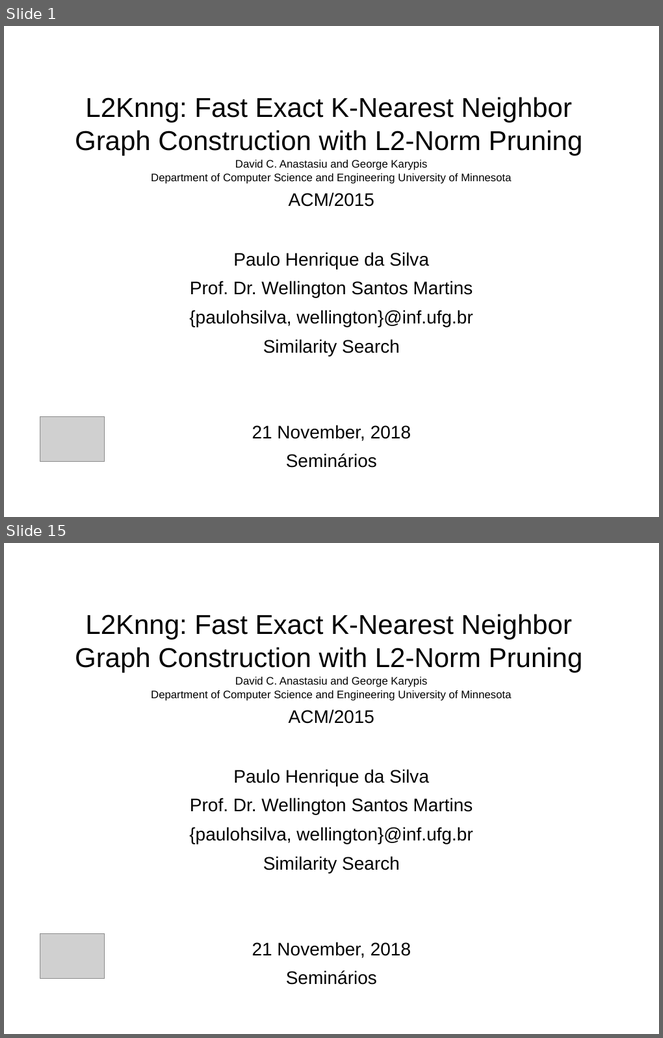
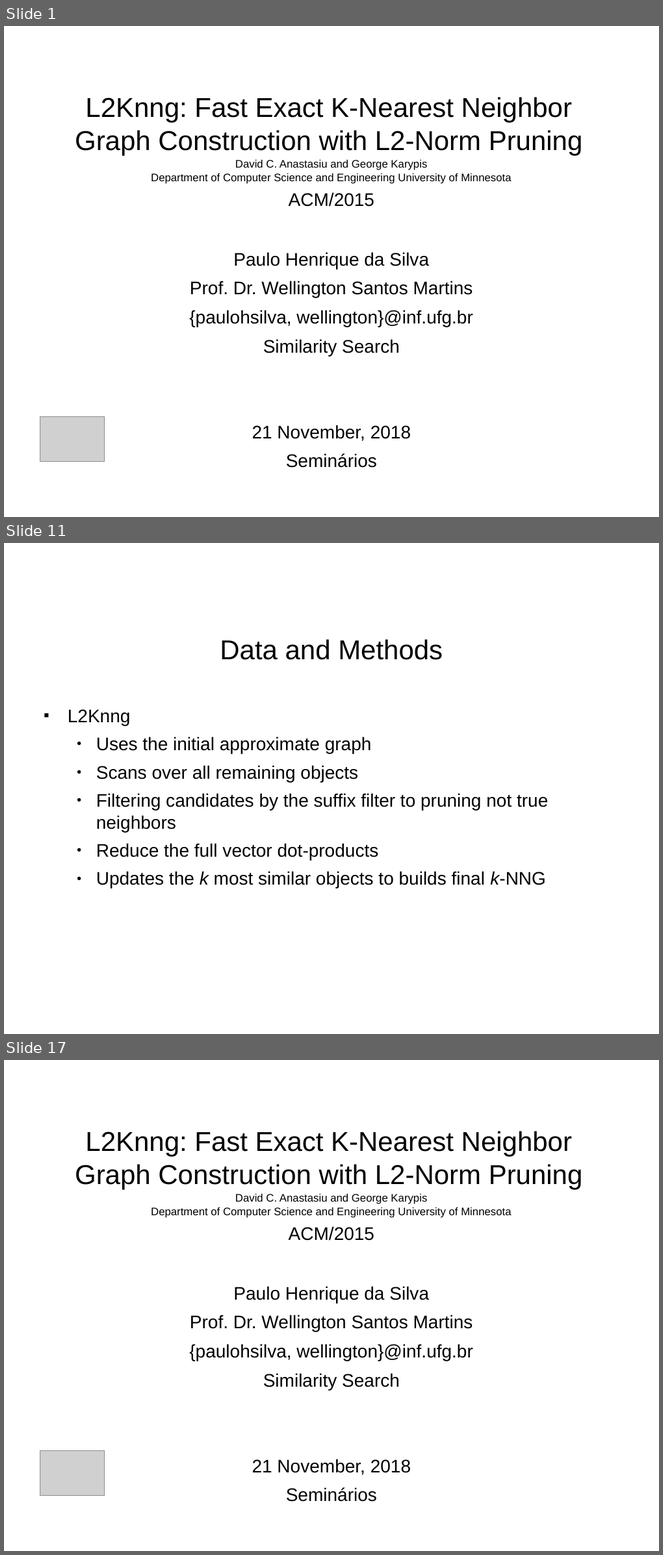
Before and after one commit to paulohq/apresentacao-L2KNNG, a slide deck: apresentacao-L2KNNG.ppt. Shown one above the other, each under a label of ours: slides 1 and 15 before the commit, slides 1, 11 and 17 after it; the slides between them are not shown. The pictures are 663x1038 and 663x1555 pixels, drawn with LibreOffice and Linux fonts; fonts in the diff are those of the drawing; grey boxes stand for pictures; background and template pictures are left out. Boxes give left, top, right and bottom in pixels: in the first picture for what was removed or moved away, otherwise in the second. Text is boxed around its words. In the diff, an @@ line names an element or a change of style, - is before the commit and + after.

```diff
--- a/apresentacao-L2KNNG.ppt
+++ b/apresentacao-L2KNNG.ppt
@@ slide 11 added at box(4, 543, 659, 1034), background picture (left out) @@
@@ title added at box(220, 639, 443, 660), 30 pt, text #000000 @@
+Data and Methods
@@ text added at box(68, 709, 548, 889), 20 pt, text #000000 @@
+■ L2Knng
+  ● Uses the initial approximate graph
+  ● Scans over all remaining objects
+  ● Filtering candidates by the suffix filter to pruning not true neighbors
+  ● Reduce the full vector dot-products
+  ● Updates the k most similar objects to builds final k-NNG
@@ text added at box(619, 1001, 659, 1025), 16 pt, text #FFFFFF @@
+9/15
@@ what was slide 15 is now slide 17 @@
```
Also in this commit, not shown: 6 slides changed, 6 other slides added, 5 slides removed, 2 other files.
